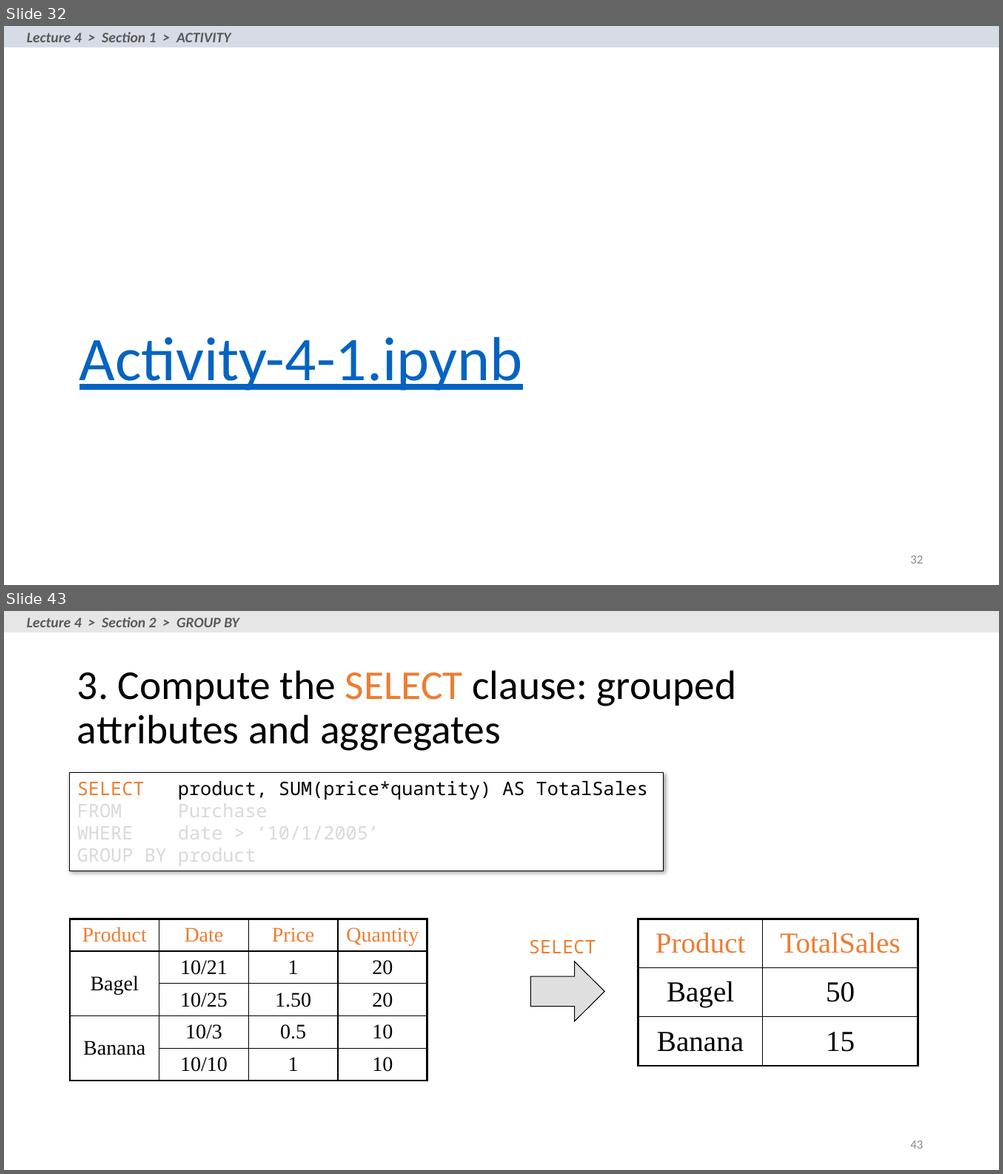
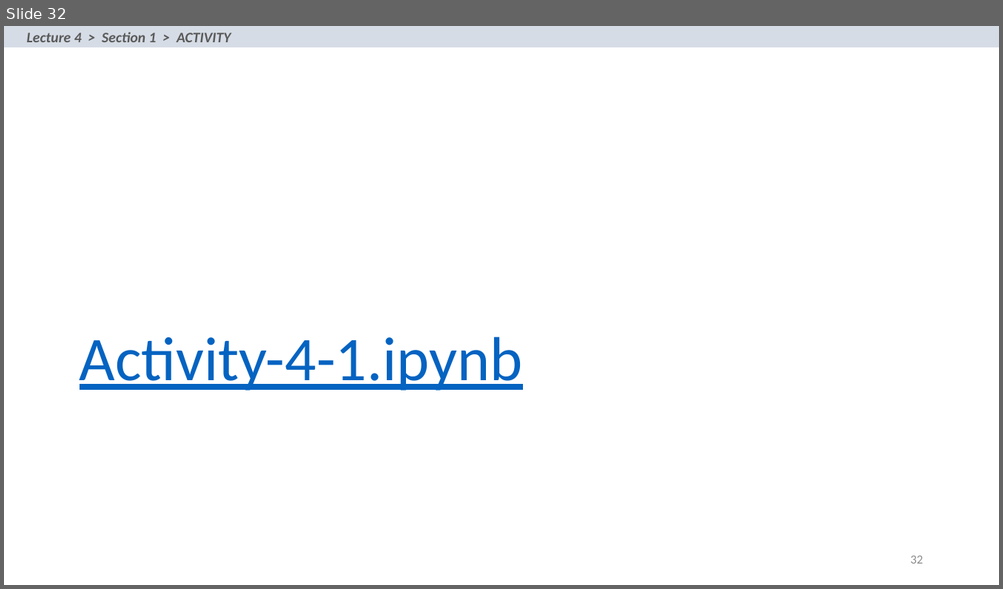
Before and after one commit to yazduni-cs/database-fall2018, a slide deck: lectures/lecture-2-3-4-5/Lecture_4_SQL.pptx. Shown one above the other, each under a label of ours: slides 32 and 43 before the commit, slide 32 after it; the slides between them are not shown. The pictures are 1003x1174 and 1003x589 pixels, drawn with LibreOffice and Linux fonts; fonts in the diff are those of the drawing. Boxes give left, top, right and bottom in pixels: in the first picture for what was removed or moved away, otherwise in the second. Text is boxed around its words. In the diff, an @@ line names an element or a change of style, - is before the commit and + after.

```diff
--- a/lectures/lecture-2-3-4-5/Lecture_4_SQL.pptx
+++ b/lectures/lecture-2-3-4-5/Lecture_4_SQL.pptx
@@ slide 43 removed at (4,611,999,1170), background #FFFFFF @@
@@ rectangle removed at (4,611,999,632) @@
@@ text removed at (27,617,239,627) @@
-Lecture 4 > Section 2 > GROUP BY
@@ title removed at (77,670,737,751) @@
-3. Compute the SELECT clause: grouped attributes and aggregates
@@ rectangle removed at (70,773,663,871) @@
-SELECT product, SUM(price*quantity) AS TotalSales
-FROM Purchase
-WHERE date > ‘10/1/2005’
-GROUP BY product
@@ table removed at (70,919,428,1081), 5 rows, 4 columns @@
-Product | Date | Price | Quantity
-Bagel | 10/21 | 1 | 20
- | 10/25 | 1.50 | 20
-Banana | 10/3 | 0.5 | 10
- | 10/10 | 1 | 10
@@ table removed at (638,919,918,1066), 3 rows, 2 columns @@
-Product | TotalSales
-Bagel | 50
-Banana | 15
@@ text removed at (529,940,596,954) @@
-SELECT
@@ right arrow removed at (531,962,605,1022) @@
@@ page number removed at (910,1141,922,1149) @@
-43
```
Also in this commit, not shown: 1 slide changed, 18 other slides removed, 3 other files.
